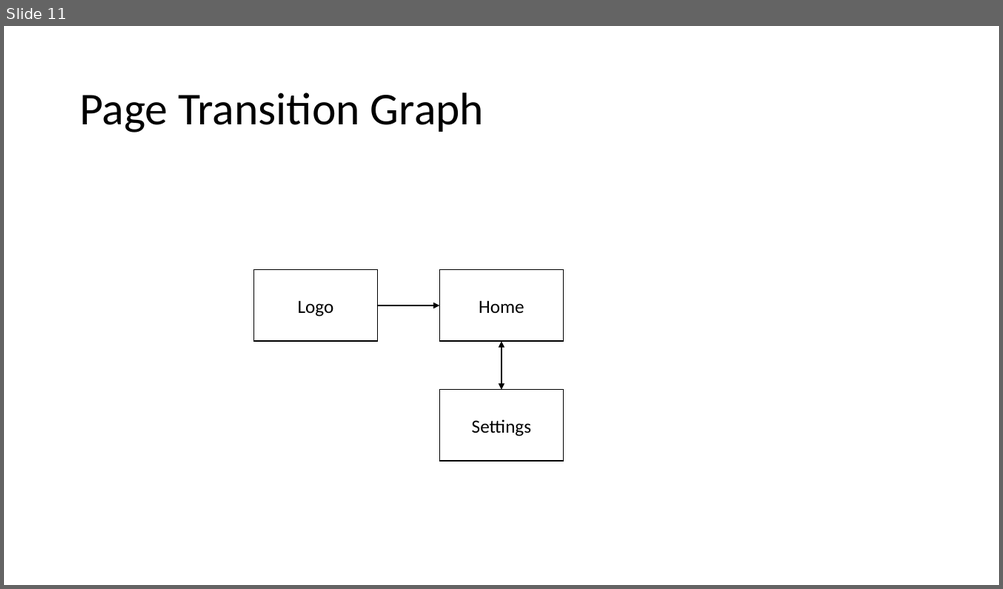
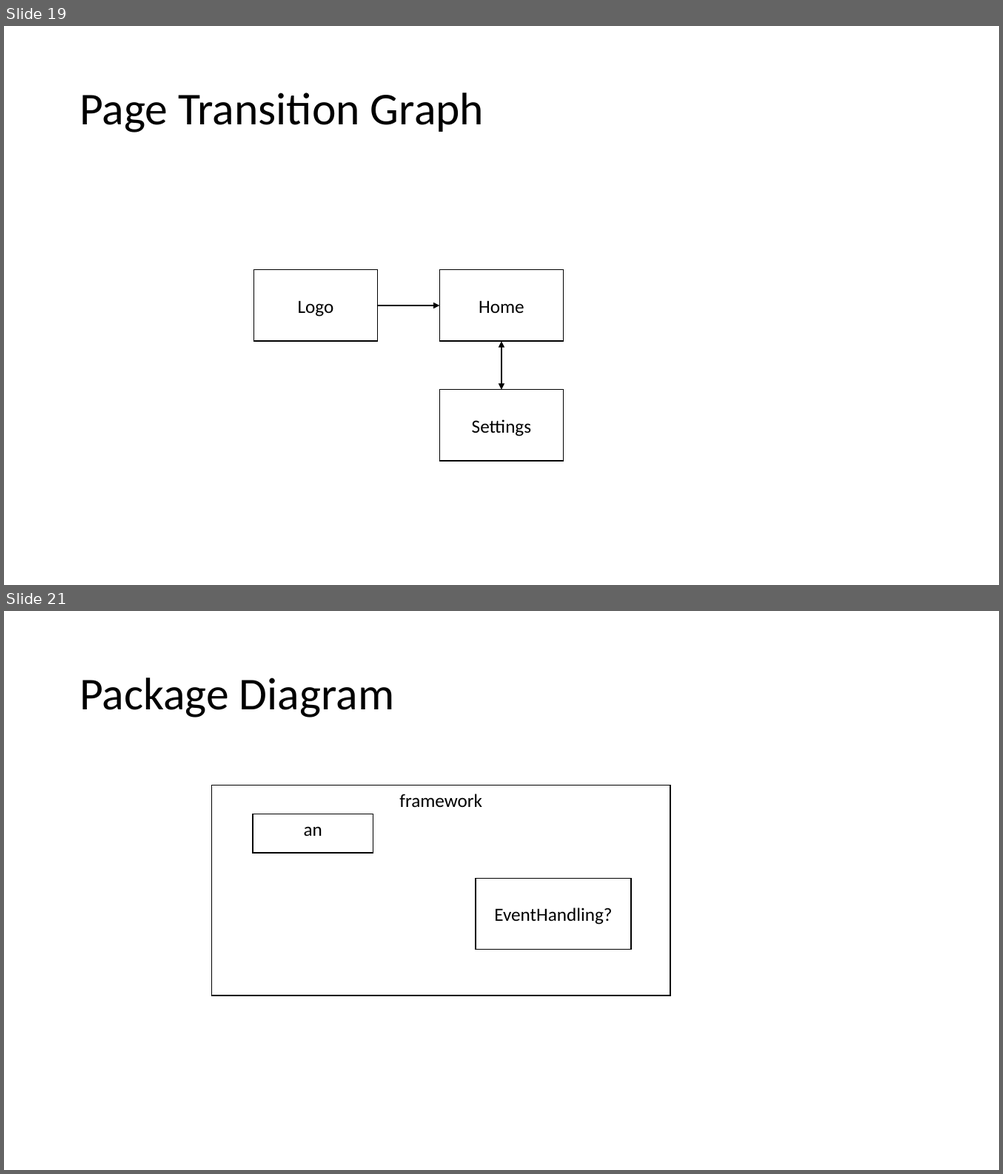
Before and after one commit to wertolf/vocabulary-builder, a slide deck: documentation/diagrams.pptx. Shown one above the other, each under a label of ours: slide 11 before the commit, slides 19 and 21 after it; the slides between them are not shown. The pictures are 1003x589 and 1003x1174 pixels, drawn with LibreOffice and Linux fonts; fonts in the diff are those of the drawing. Boxes give left, top, right and bottom in pixels: in the first picture for what was removed or moved away, otherwise in the second. Text is boxed around its words. In the diff, an @@ line names an element or a change of style, - is before the commit and + after.

```diff
--- a/documentation/diagrams.pptx
+++ b/documentation/diagrams.pptx
@@ slide 21 added at (4, 611, 999, 1170), background #FFFFFF @@
@@ title added at (79, 678, 394, 718), 44 pt, text #000000 @@
+Package Diagram
@@ rectangle added at (211, 785, 670, 995), fill #FFFFFF, outline #000000 1 pt, 18 pt, text #000000 @@
+framework
@@ rectangle added at (253, 814, 373, 853), fill #FFFFFF, outline #000000 1 pt, 18 pt, text #000000 @@
+an
@@ rectangle added at (475, 878, 631, 950), fill #FFFFFF, outline #000000 1 pt, 18 pt, text #000000 @@
+EventHandling?
@@ what was slide 11 is now slide 19 @@
```
Also in this commit, not shown: 4 slides changed, 11 other slides added, 12 other files.
